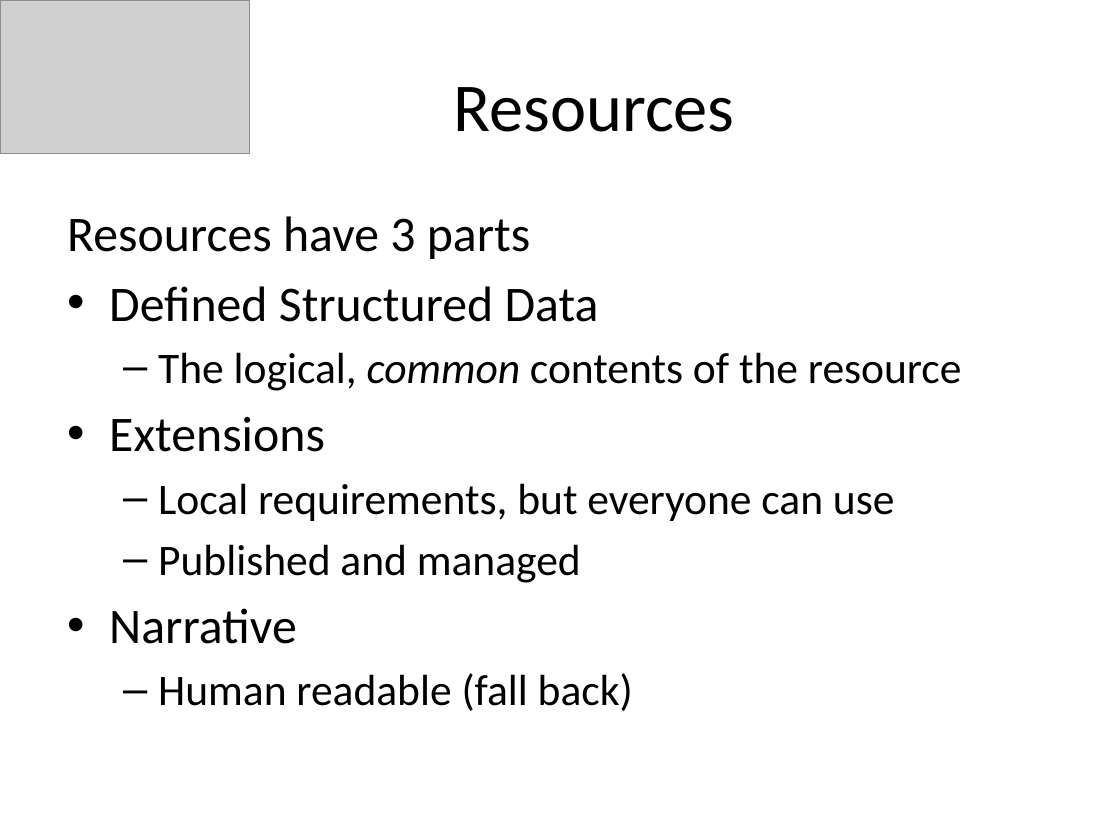
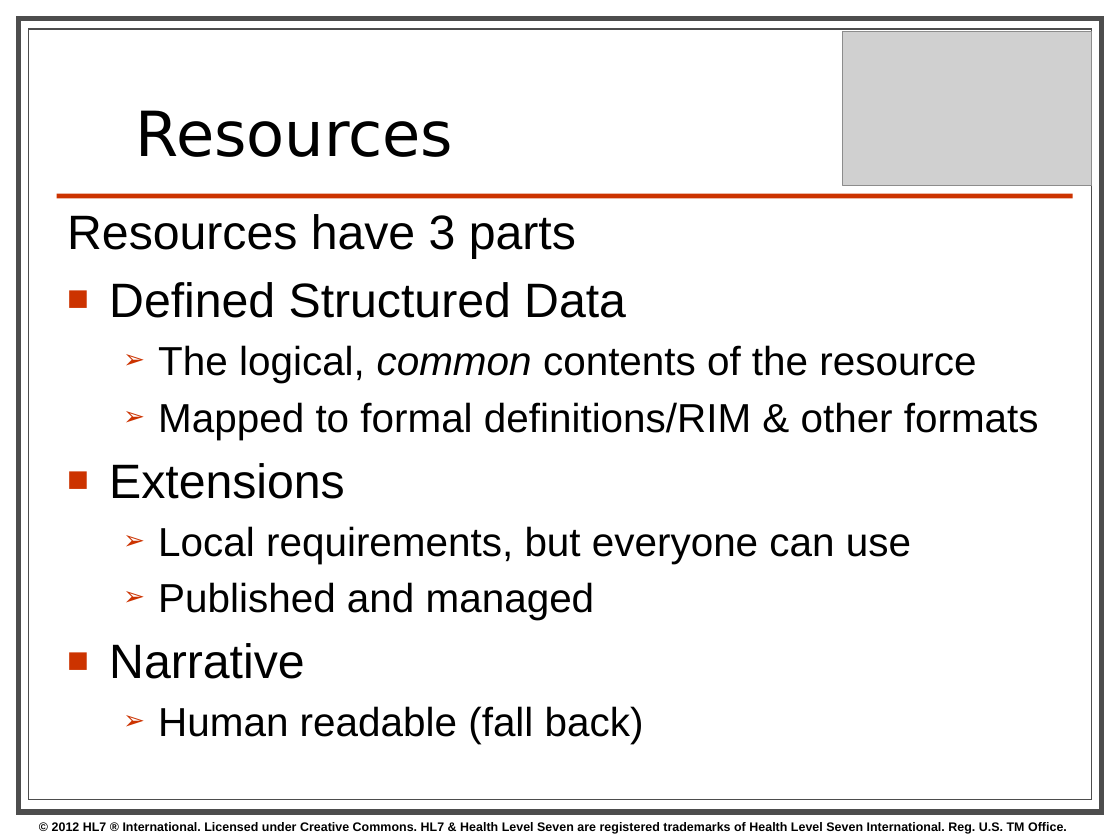
Before and after one commit to vista-novo/fhir, a slide deck: slide 8 of presentations/2012 Dec Webinar/FHIR Webinar.pptx (slide 7 before the commit). Drawn at 1120x840 pixels with LibreOffice and Linux fonts; fonts in the diff are those of the drawing; grey boxes stand for pictures; background and template pictures are left out. Boxes give left, top, right and bottom in pixels: in the first picture for what was removed or moved away, otherwise in the second. Text is boxed around its words. In the diff, an @@ line names an element or a change of style, - is before the commit and + after.

```diff
--- a/presentations/2012 Dec Webinar/FHIR Webinar.pptx
+++ b/presentations/2012 Dec Webinar/FHIR Webinar.pptx
@@ rectangle added at (x1=19, y1=19, x2=1102, y2=812), fill #FFFFFF, outline #4D4D4D 3.5 pt @@
@@ rectangle added at (x1=28, y1=29, x2=1091, y2=800), fill #FFFFFF, outline #4D4D4D 0.75 pt @@
@@ title "Resources" at (x1=136, y1=110, x2=453, y2=157): size 44 to 40 pt, font Calibri to DejaVu Sans; alignment centre to left; line spacing 1 to 0.8; vertical alignment middle to bottom @@
@@ picture moved from (x1=0, y1=0, x2=250, y2=153) to (x1=842, y1=32, x2=1092, y2=186) @@
@@ line added from (57, 196) to (1073, 196), #CC3300 3 pt @@
@@ text at (x1=67, y1=214, x2=976, y2=744): size 32 to 31 pt in "Resources have 3 parts", "Defined Structured Data", "Extensions", "Narrative"; font Calibri to Arial in "Resources have 3 parts", "Defined Structured Data", "The logical, common contents of the resource", "Extensions" and 4 more places; size 28 to 26 pt in "The logical, common contents of the resource", "Local requirements, but everyone can use", "Published and managed", "Human readable (fall back)"; bullet • to ■; bullet – to ➢ @@
@@ text at (x1=158, y1=402, x2=1039, y2=440): paragraph added @@
+  ➢ Mapped to formal definitions/RIM & other formats
@@ text added at (x1=52, y1=822, x2=1067, y2=834), 8 pt, text #000000, bold @@
+© 2012 HL7 ® International. Licensed under Creative Commons. HL7 & Health Level Seven are registered trademarks of Health Level Seven International. Reg. U.S. TM Office.
```
Also in this commit, not shown: 16 other slides changed, 3 slides added, 2 slides removed.
